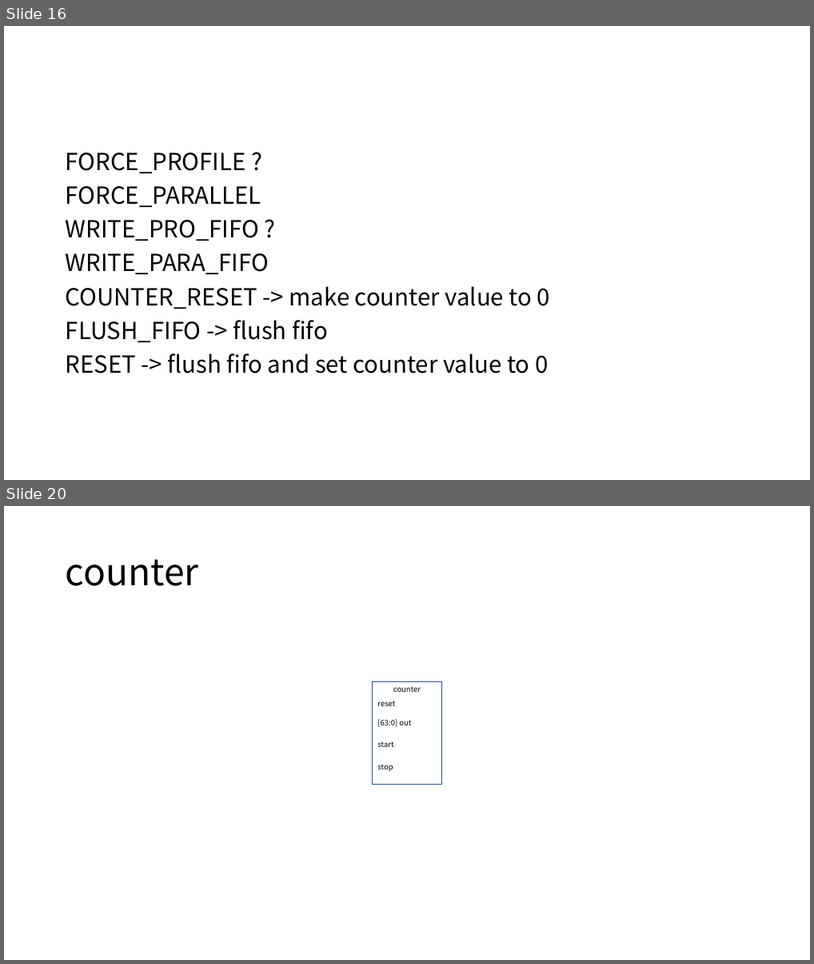
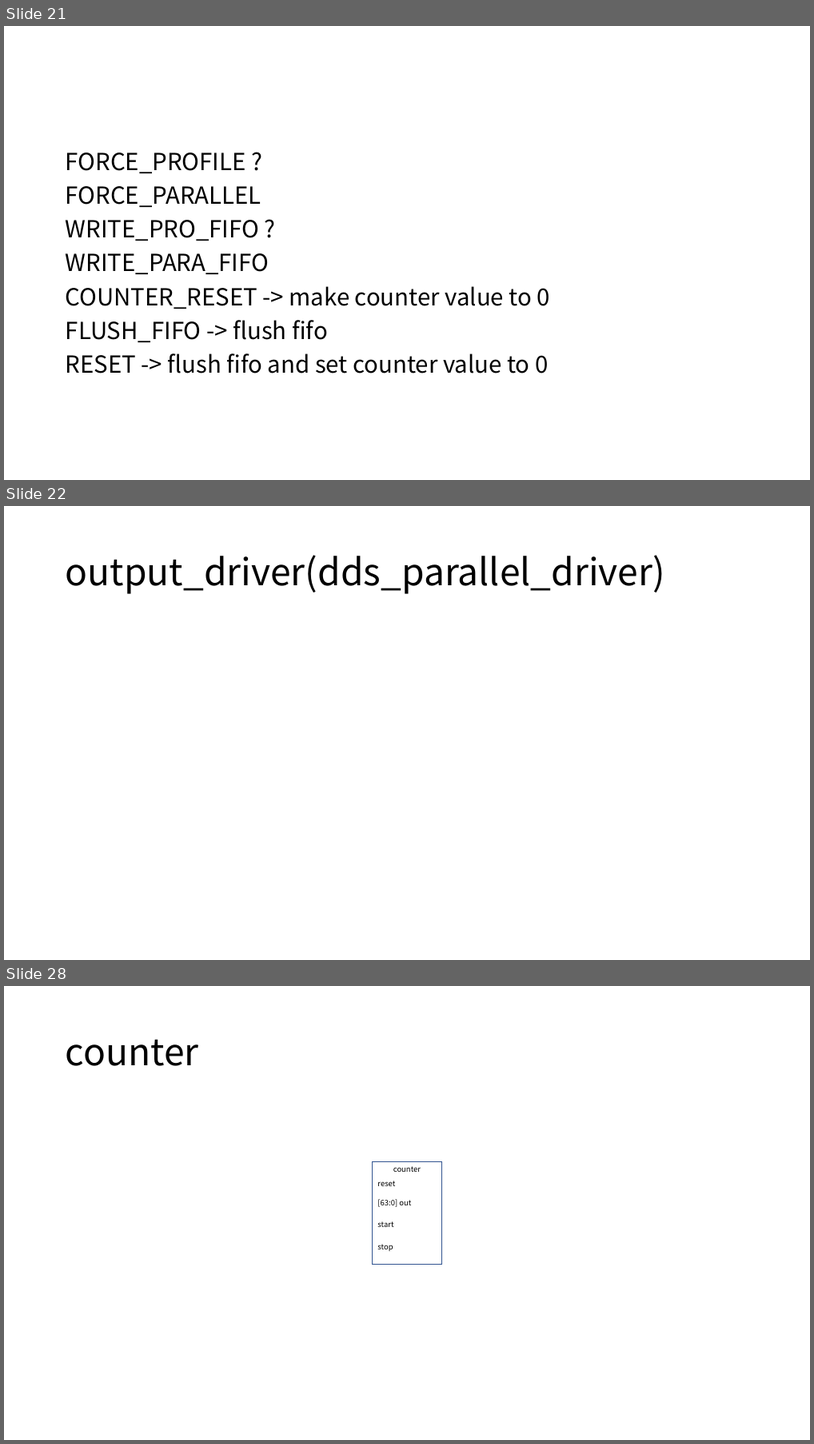
Before and after one commit to snu-quiqcl/AD9910, a slide deck: AD9912_MODULE.pptx. Shown one above the other, each under a label of ours: slides 16 and 20 before the commit, slides 21, 22 and 28 after it; the slides between them are not shown. The pictures are 814x964 and 814x1444 pixels, drawn with LibreOffice and Linux fonts; fonts in the diff are those of the drawing. Boxes give left, top, right and bottom in pixels: in the first picture for what was removed or moved away, otherwise in the second. Text is boxed around its words. In the diff, an @@ line names an element or a change of style, - is before the commit and + after.

```diff
--- a/AD9912_MODULE.pptx
+++ b/AD9912_MODULE.pptx
@@ slide 22 added at <box>4,506,810,960</box>, background #FFFFFF @@
@@ title added at <box>66,555,666,594</box>, 44 pt, text #000000 @@
+output_driver(dds_parallel_driver)
@@ what was slide 16 is now slide 21 @@
@@ what was slide 20 is now slide 28 @@
```
Also in this commit, not shown: 4 slides changed, 9 other slides added.
